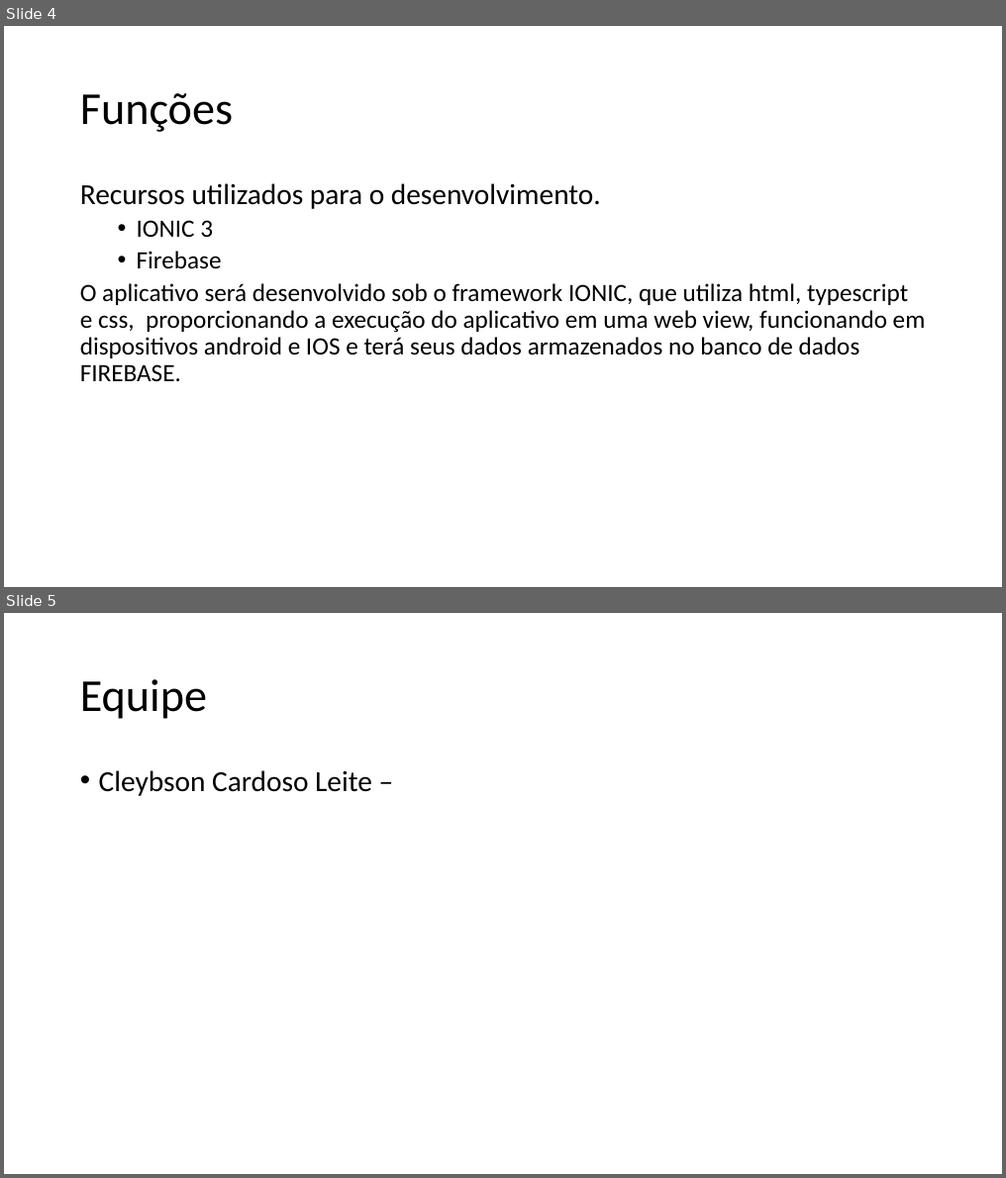
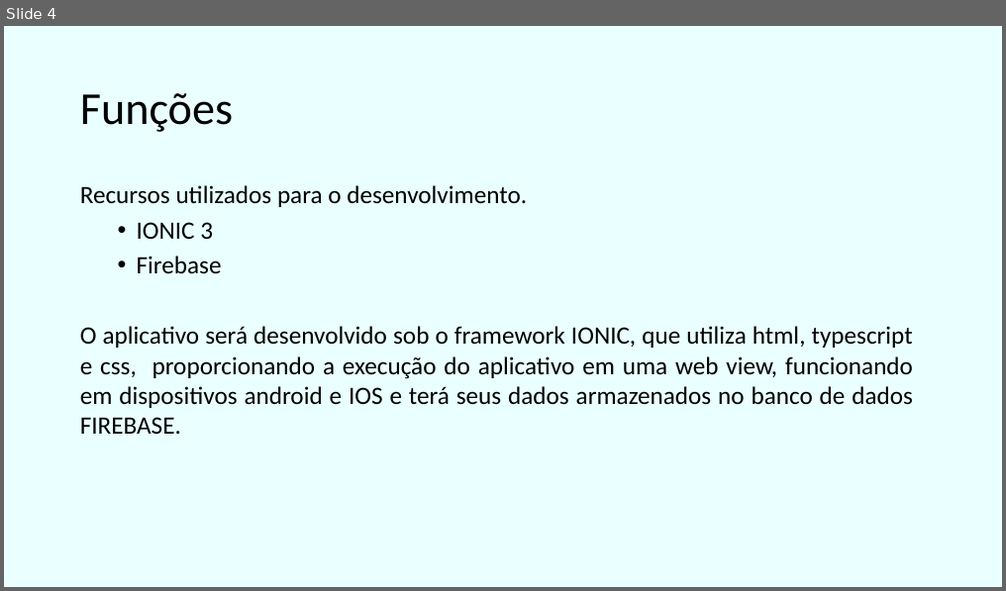
Before and after one commit to IcaroRios/CPBA2017HackatonDesafiosBahia, a slide deck: materiais/Apresentação1.pptx. Shown one above the other, each under a label of ours: slides 4 and 5 before the commit, slide 4 after it. The pictures are 1006x1178 and 1006x591 pixels, drawn with LibreOffice and Linux fonts; fonts in the diff are those of the drawing. Boxes give left, top, right and bottom in pixels: in the first picture for what was removed or moved away, otherwise in the second. Text is boxed around its words. In the diff, an @@ line names an element or a change of style, - is before the commit and + after.

```diff
--- a/materiais/Apresentação1.pptx
+++ b/materiais/Apresentação1.pptx
@@ slide 5 removed at [4, 613, 1002, 1174], background #FFFFFF @@
@@ title removed at [80, 679, 207, 719] @@
-Equipe
@@ text removed at [99, 770, 372, 796] @@
-• Cleybson Cardoso Leite –
@@ slide 4 changed as well @@
@@ background #FFFFFF to #EAFFFF @@
@@ text "Recursos utilizados para o desenvolvimento." at [80, 185, 913, 434]: size 28 to 24 pt in "Recursos utilizados para o desenvolvimento."; alignment left to justified; line spacing 0.9 to 28.8pt @@
```
Also in this commit, not shown: 2 other slides changed, 1 slide added, 1 other slide removed, 1 other file.
